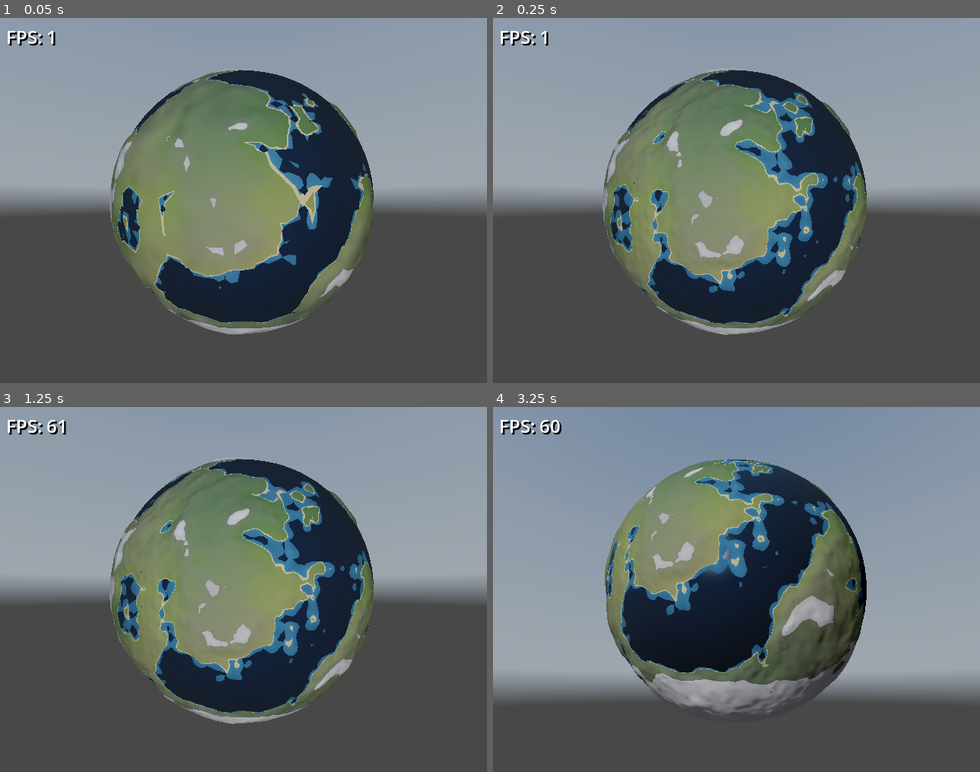
Above: before the commit, frames 1-4 (two rows, left to right).
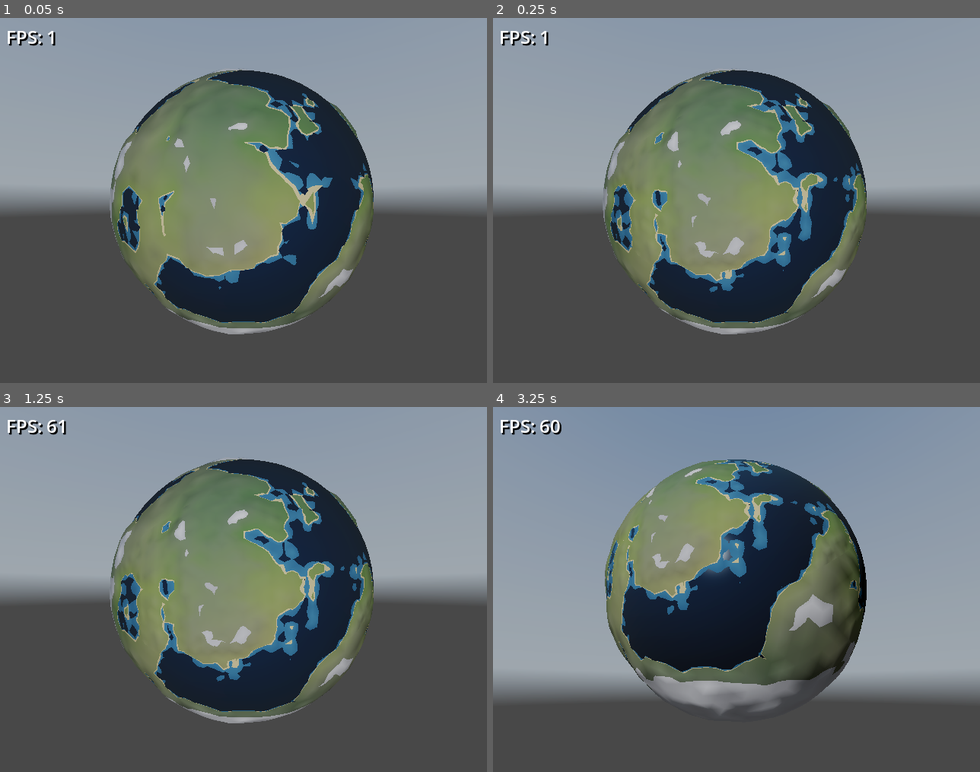
Above: after the commit, the same moments.

Repository: xiaobaibaix/stellar_era_godot
Game: Godot game, scene res://scenes/test_planet.tscn
The game is run twice, just before and just after one commit, with the same random seed, the same clock (stepped at 60 frames per second) and the same inputs. This scene is started directly instead of the project's main scene. A sky picture missing from this copy of the repository is replaced by a grey-blue gradient.
Inputs (mouse positions are in pixels of both pictures, inside the frame that each line leads up to):
- Up to frame 1 (0.05 s): no input
- Up to frame 2 (0.25 s): no input
- Up to frame 3 (1.25 s): tap Enter at 0.5 s; move the mouse to (350, 571) at 0.52 s; hold D from 0.53 s (still down); hold Q from 0.53 s (still down); click (350, 571) at 0.67 s; tap Space at 0.77 s
- Up to frame 4 (3.25 s): release D at 1.25 s; release Q at 1.25 s; drag from (639, 607) to (712, 662) at 1.27 s; move the mouse to (785, 509) at 2.02 s; hold D 2.03-2.75 s; tap Shift at 2.1 s; tap Space at 2.75 s; drag from (712, 662) to (590, 534) at 2.77 s

Frame 1 is identical in both runs. In frame 2, 2.1% of the frame differs, in the area x 22-77%, y 13-87%; in frame 3, 2.1%; in frame 4, 2.3%, in the area x 22-77%, y 14-85%.

Commit message:
优化可以

Diff:
--- a/scripts/core/planet_params.gd
+++ b/scripts/core/planet_params.gd
@@ -218,9 +218,22 @@
 ## 最大细分层数: 越大近处 patch 越细(细节越多, 但 patch 越多越费)。
 @export_range(1, 12, 1) var maxLevel: int = 8:
 	set(v): maxLevel = v; param_changed.emit("maxLevel")
-## 细分触发倍率: 相机距 patch 中心 < edge_len × splitFactor 就细分。
+## 细分触发倍率(已废弃, 仅遗留 target_level_at 死代码用): select_lod 现在走 SSE 公式,
+## 真正生效的是 sseThresholdPixels + geometricErrorScale。保留此字段仅为向后兼容旧场景文件。
 @export_range(1.0, 6.0, 0.05) var splitFactor: float = 2.5:
 	set(v): splitFactor = v; param_changed.emit("splitFactor")
+## 屏幕空间误差阈值(像素): chunk 在屏幕上的几何误差超过此值才细分。
+## SSE = geometric_error × viewport_height / (distance × 2 × tan(fov_y/2))。
+## 越小越严格(更精细, 更费 GPU); 越大越省(更粗糙)。
+## 推荐: 2~3 像素(电影级), 5~8 像素(平衡), 10+ 像素(性能优先/移动端)。
+## 默认 5.0(平衡档, 比 web 版旧 splitFactor=2.5 略省 → 近地 FPS 略升); 卡顿就调到 8~12, 想精细就调到 3。
+@export_range(1.0, 32.0, 0.5) var sseThresholdPixels: float = 5.0:
+	set(v): sseThresholdPixels = v; param_changed.emit("sseThresholdPixels")
+## 几何误差缩放: level L 的 chunk 几何误差 = maxHeight × geometricErrorScale / 2^L。
+## >1 更早细分(认为地形细节比 maxHeight/2^L 更粗), <1 更晚细分(认为更细)。
+## 用于手动微调, 多数情况保持 1.0 即可。
+@export_range(0.1, 4.0, 0.05) var geometricErrorScale: float = 1.0:
+	set(v): geometricErrorScale = v; param_changed.emit("geometricErrorScale")
 ## 预取环倍率(>1): 进入 edge_len × splitFactor × prefetchFactor 即后台预生成下一级,
 ## 到 splitFactor 才显示。摊平生成峰值、消除 pop-in。=1 关闭预取。
 @export_range(1.0, 3.0, 0.05) var prefetchFactor: float = 1.4:
@@ -238,7 +251,7 @@
 ## 直接跳过遍历与渲染, 大幅降 patch/三角数(角色模式性能主要来源)。远距观察全球时天然无剔除。
 @export var horizonCulling: bool = true:
 	set(v): horizonCulling = v; param_changed.emit("horizonCulling")
-## 合并滞回(移植 web 版): 分裂阈 d < edge×splitFactor; 合并阈 d > edge×splitFactor×mergeHysteresis。
+## 合并滞回(像素域, 适用于 SSE): 分裂阈 split_d = g_err×K/T; 合并阈 merge_d = split_d × mergeHysteresis。
 ## 两阈之间留死区 → 消除细分边界来回抖动(churn), 取代旧的 retired 合并缓存。
 @export_range(1.0, 2.0, 0.01) var mergeHysteresis: float = 1.15:
 	set(v): mergeHysteresis = v; param_changed.emit("mergeHysteresis")
--- a/scripts/planet/planet.gd
+++ b/scripts/planet/planet.gd
@@ -86,7 +86,7 @@
 const LOD_TICK_EVERY := 3   # select_lod 每 N 帧跑一次(遍历整棵四叉树是主线程热点); ≈20Hz 够 LOD 用
 const STRIDE_BUDGET := 24   # 每 LOD pass 最多 compute_strides 次数(每次=3 target_level_at); 封顶 → 与移动速度解耦
 # 影响 LOD 细分但不重建地形的参数: 改了只需重跑 select_lod(相机静止也立即刷新)。
-const LOD_DIRTY_KEYS := ["maxLevel", "splitFactor", "prefetchFactor", "frustumMargin", "nearRadius", "horizonCulling", "mergeHysteresis", "splitBudget"]
+const LOD_DIRTY_KEYS := ["maxLevel", "splitFactor", "prefetchFactor", "frustumMargin", "nearRadius", "horizonCulling", "mergeHysteresis", "splitBudget", "sseThresholdPixels", "geometricErrorScale"]
 var _prefetch_this_frame: int = 0
 var _lod_tick: int = 0
 var _stride_used: int = 0
@@ -312,6 +312,8 @@
 	h = (h * 31 + hash(int(p.horizonCulling))) & 0x7FFFFFFF
 	h = (h * 31 + hash(p.mergeHysteresis)) & 0x7FFFFFFF
 	h = (h * 31 + hash(p.splitBudget)) & 0x7FFFFFFF
+	h = (h * 31 + hash(p.sseThresholdPixels)) & 0x7FFFFFFF
+	h = (h * 31 + hash(p.geometricErrorScale)) & 0x7FFFFFFF
 	return h
 
 
@@ -751,6 +753,15 @@
 	cam.force_update_transform()   # 对齐 web camera.updateMatrixWorld(): 确保 get_frustum() 用本帧最新相机变换, 不滞后
 	var frustum: Array = cam.get_frustum()
 	var now: float = Time.get_ticks_msec() / 1000.0
+	# SSE 系数(屏幕空间误差公式里的 K): vp_h / (2 × tan(fov_y/2))。一次性算好传给每个 QNode,
+	# 让 select_lod 按 d < g_err × K / T 判定细分, 取代旧的 d < edge × splitFactor。
+	# 编辑器视口相机也可能没设 fov(默认 75); 安全起见用 max(vp_h, 1.0) 防 0。
+	var fov_y_rad: float = deg_to_rad(cam.fov if cam.fov > 0.0 else 75.0)
+	var vp_h: float = 1080.0
+	var vp := cam.get_viewport()
+	if vp != null:
+		vp_h = maxf(vp.get_visible_rect().size.y, 1.0)
+	var sse_k: float = vp_h / (2.0 * tan(fov_y_rad * 0.5))
 	# 编辑器不做剔除(地平线+视锥): 只跑距离 LOD 细分, chunk 不因「相机看不到」而被隐藏;
 	# 运行时照常剔除。cull 经 select_lod/_render_interior 递归传到整棵四叉树。
 	var cull: bool = not Engine.is_editor_hint()
@@ -762,7 +773,7 @@
 	# 角色贴地时地平线极近, 但第三人称相机抬高/后拉看得更远 → 用相机位判可见, 消除中远景三角空洞。
 	var cull_pos: Vector3 = cam.global_position - global_position
 	for r in roots:
-		r.select_lod(cp, cull_pos, frustum, _cam_moved, now, cull)
+		r.select_lod(cp, cull_pos, frustum, sse_k, _cam_moved, now, cull)
 	# 结构仍在变(分裂/合并级联) 或 有在途 mesh → 保持 _lod_dirty, 让 select_lod 继续跑到稳定。
 	# 这样改参数后即便相机静止, 也会按当前 lod 相机位置重新细分(不再停在最低细分等相机移动)。
 	if _tree_changed or _pending > 0:
--- a/scripts/planet/qnode.gd
+++ b/scripts/planet/qnode.gd
@@ -88,10 +88,11 @@
 
 
 # cam_pos: LOD 细分距离用的聚焦目标(角色/lod_target)位置; cull_pos: 可见性剔除用的【真实渲染相机】位置;
-# frustum: 世界系 Plane[]; cam_moved: 是否移动; _now: 未用。
+# frustum: 世界系 Plane[]; sse_k: 屏幕空间误差系数 = vp_h / (2 × tan(fov_y/2))(Planet.update 一次性算好);
+# cam_moved: 是否移动; _now: 未用。
 # cull: 是否做剔除(地平线+视锥)。编辑器由 Planet.update 传 false → 只跑距离 LOD 细分, 不隐藏任何 chunk。
-# 移植 planet.js QNode.selectLOD: 地平线剔除 → 视锥剔除 → 分裂/合并滞回(带预算) → 定 render_state。
-func select_lod(cam_pos: Vector3, cull_pos: Vector3, frustum: Array, cam_moved: bool, _now: float, cull: bool = true) -> void:
+# 移植 planet.js QNode.selectLOD + Cesium/SSE 指标: 地平线剔除 → 视锥剔除 → SSE 分裂/合并滞回(带预算) → 定 render_state。
+func select_lod(cam_pos: Vector3, cull_pos: Vector3, frustum: Array, sse_k: float, cam_moved: bool, _now: float, cull: bool = true) -> void:
 	var p: PlanetParams = planet.params
 	# 1) 地平线剔除(用渲染相机 cull_pos): 行星本体背面的 chunk 直接跳过(整棵子树不渲染)
 	if cull and p.horizonCulling and _is_below_horizon(cull_pos):
@@ -104,10 +105,14 @@
 		if not _sphere_in_frustum(frustum, center_world + planet.global_position, r):
 			_set_state(0)
 			return
-	# 3) 分裂/合并【距离滞回】
-	var split_t: float = edge_len * p.splitFactor
-	var want_split: bool = level < p.maxLevel and d < split_t
-	var want_merge: bool = d > split_t * p.mergeHysteresis
+	# 3) SSE 分裂/合并【滞回】
+	# 几何误差(Cesium 风格): level L 时 chunk 相对真实地表的最大垂直误差 ≈ maxHeight × scale / 2^L。
+	# 每细分一层, 未采样细节减半 → 误差减半; scale 用于手动微调(粗/细偏置)。
+	# SSE = g_err × sse_k / d。分裂阈 SSE > T ⟺ d < g_err × sse_k / T = split_d。
+	var g_err: float = p.maxHeight * p.geometricErrorScale / float(1 << level)
+	var split_d: float = g_err * sse_k / p.sseThresholdPixels
+	var want_split: bool = level < p.maxLevel and d < split_d
+	var want_merge: bool = d > split_d * p.mergeHysteresis
 	if want_split and children == null:
 		# 每帧分裂预算: 配额用完则本帧退化为叶(父层暂显), 下帧再试
 		if not planet.split_budget_ok():
@@ -119,7 +124,7 @@
 	# 死区(既不分裂也不合并): 维持现状
 
 	if children != null:
-		_render_interior(cam_pos, cull_pos, frustum, cam_moved, cull)
+		_render_interior(cam_pos, cull_pos, frustum, sse_k, cam_moved, cull)
 	else:
 		_render_leaf()
 
@@ -132,7 +137,7 @@
 
 
 # 渲染为内部节点: 4 子全就绪 → render_state=2(递归子); 否则请求缺失子 + 自身兜底(state=1)消除 pop-in。
-func _render_interior(cam_pos: Vector3, cull_pos: Vector3, frustum: Array, cam_moved: bool, cull: bool = true) -> void:
+func _render_interior(cam_pos: Vector3, cull_pos: Vector3, frustum: Array, sse_k: float, cam_moved: bool, cull: bool = true) -> void:
 	var all_ready: bool = (
 		children[0].mesh_ready
 		and children[1].mesh_ready
@@ -142,7 +147,7 @@
 	if all_ready:
 		_set_state(2)  # 自身不渲染, 由收集时递归子
 		for c in children:
-			c.select_lod(cam_pos, cull_pos, frustum, cam_moved, 0.0, cull)
+			c.select_lod(cam_pos, cull_pos, frustum, sse_k, cam_moved, 0.0, cull)
 		return
 	# 子未就绪: 请求缺失子 patch, 隐藏子, 自身兜底渲染
 	for c in children:
